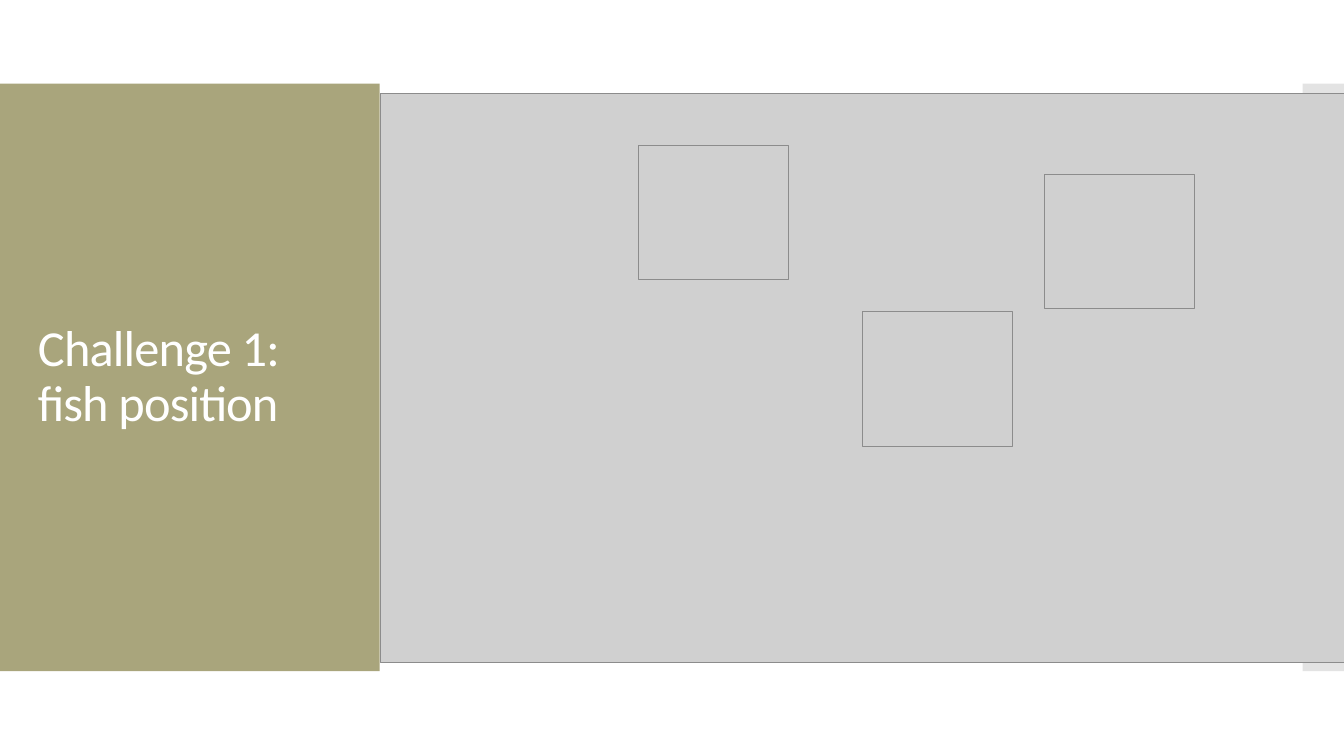
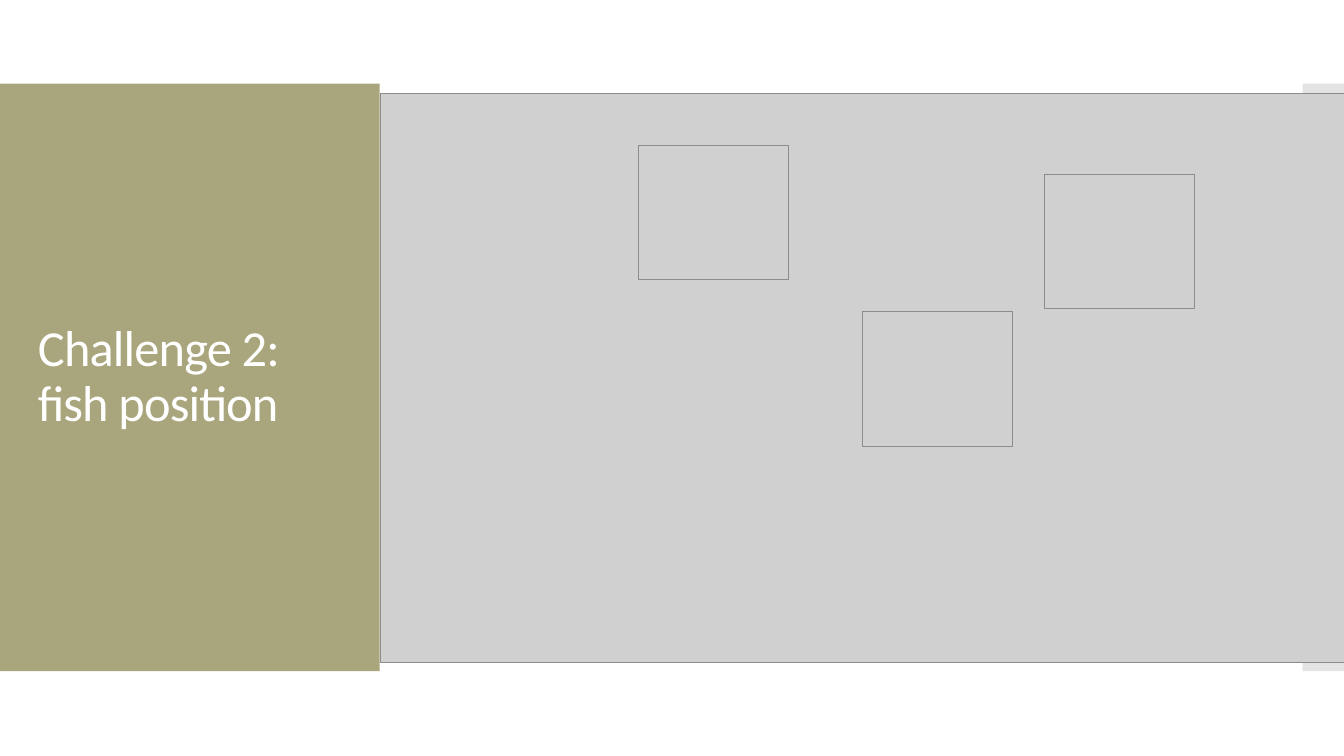
Before and after one commit to amosca01/CAIS117-S24, a slide deck: slide 18 of slides/26-interaction.pptx (slide 17 before the commit). Drawn at 1344x756 pixels with LibreOffice and Linux fonts; fonts in the diff are those of the drawing; grey boxes stand for pictures. Boxes give left, top, right and bottom in pixels: in the first picture for what was removed or moved away, otherwise in the second. Text is boxed around its words. In the diff, an @@ line names an element or a change of style, - is before the commit and + after.

```diff
--- a/slides/26-interaction.pptx
+++ b/slides/26-interaction.pptx
@@ title at (x1=38, y1=331, x2=280, y2=429): text changed @@
-Challenge 1: fish position
+Challenge 2: fish position
```
Also in this commit, not shown: 2 other slides changed, 1 slide added, 6 other files.
